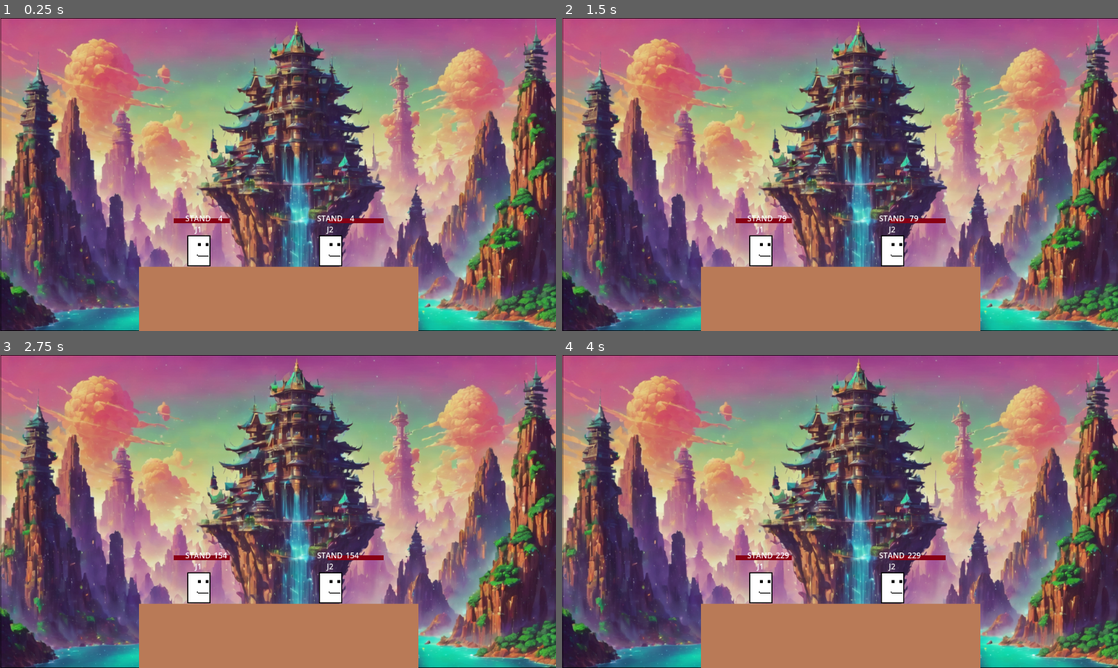
Above: before the commit, frames 1-4 (two rows, left to right).
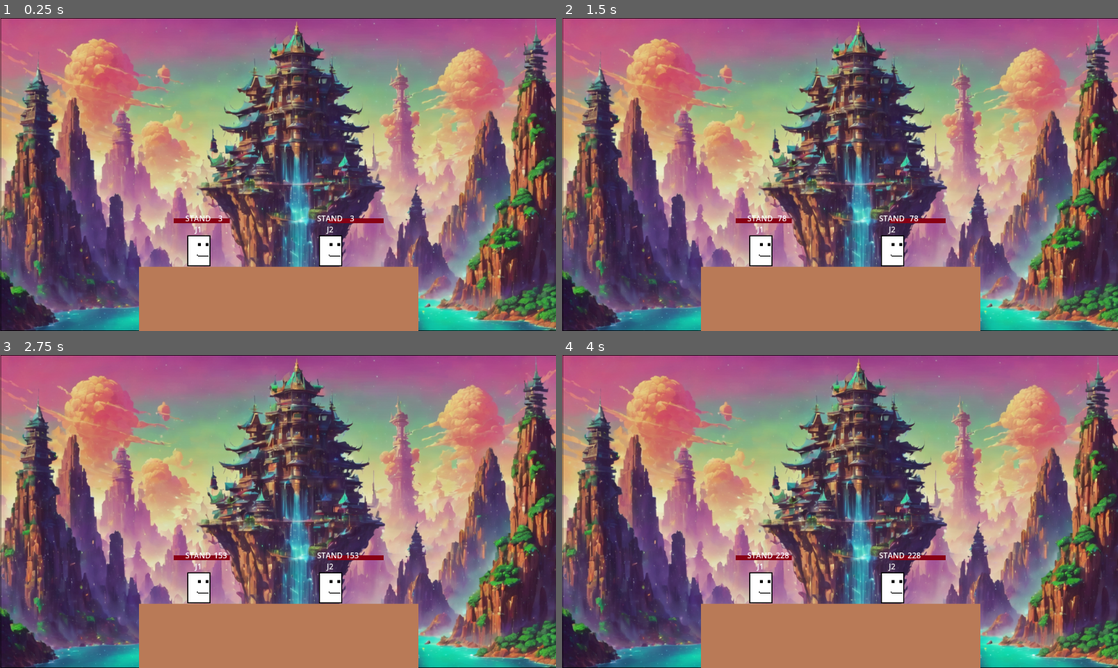
Above: after the commit, the same moments.

Repository: MatheuzH/ProjetoDevJogos
Game: Godot game, scene res://mapas/biplat/bi_plat.tscn
The game is run twice, just before and just after one commit, with the same random seed, the same clock (stepped at 60 frames per second) and the same inputs. This scene is started directly instead of the project's main scene.
Inputs:
- Up to frame 1 (0.25 s): no input
- Up to frame 2 (1.5 s): tap Enter at 0.5 s
- Up to frame 3 (2.75 s): no input
- Up to frame 4 (4 s): no input

The runs differ from the first frame. In frame 1, less than 0.1% of the frame differs, in the area x 39-64%, y 63-66%; in frame 2, less than 0.1%; in frame 3, less than 0.1%; in frame 4, less than 0.1%.

Commit message:
algumas coisas para ataque

Diff:
--- a/Personagens/PersonagemTeste/PersonagemTeste.gd
+++ b/Personagens/PersonagemTeste/PersonagemTeste.gd
@@ -28,17 +28,40 @@
 const LANDING_FRAMES = 3
 var landing_lag = 0
 
+#HitBoxes
+@export var hitbox: PackedScene
+var selfState
 
 @onready var states = $State
 @onready var jogador = $Jogador
 @onready var Chao_L:RayCast2D = get_node("Chao_L")
 @onready var Chao_R:RayCast2D = get_node("Chao_R")
+@onready var Ledge_Grab_F = get_node("Raycasts/Ledge_Grab_F")
+@onready var Ledge_Grab_B = get_node("Raycasts/Ledge_Grab_B")
 
 var in_fastfall = false
 var frame = 0
 
+func create_hitbox(width, height, damage, angle, base_kb, kb_scaling, duration, type, points, angle_flipper,hitlag=1):
+	var hitbox_instance = hitbox.instance()
+	self.add_child(hitbox_instance)
+	if direction() == 1:
+		hitbox_instance.set_parameters(width,height, damage,-angle+180,base_kb, kb_scaling, duration,type,points,angle_flipper,hitlag)
+	else:
+		var flip_x_points = Vector2(-points.x, points.y)
+		hitbox_instance.set_parameters(width,height, damage,-angle+180,base_kb, kb_scaling, duration,type,flip_x_points,angle_flipper,hitlag)
+	return hitbox_instance
+
+
+
 func updateframes(delta):
 	frame += 1
+
+func direction():
+	if Ledge_Grab_F.get_cast_to().x > 0:
+		return 1
+	else:
+		return -1
 
 
 func turn(direction):
@@ -52,8 +75,6 @@
 func Frame():
 	frame = 0
 
-
-
 func _physics_process(delta: float) -> void:
 	$Frames.text = str(frame) #mostra quantos frames passaram desde a ultima troca de estado
 	pass
@@ -62,3 +83,10 @@
 	set_collision_mask_value(layer,value)
 	Chao_L.set_collision_mask_value(layer,value)
 	Chao_R.set_collision_mask_value(layer,value)
+
+#Tilt Attacks
+func DOWN_TILT():
+	if frame == 5:
+		create_hitbox(40,20,8,90,3,120,3,'normal',Vector2(64,32),0,1)
+	if frame >=10:
+		return true
--- a/Personagens/PersonagemTeste/StateMachinteTeste.gd
+++ b/Personagens/PersonagemTeste/StateMachinteTeste.gd
@@ -13,7 +13,8 @@
 	add_state('CROUCH')
 	add_state('AIR')
 	add_state('LANDING')
-	call_deferred("set_state", states.AIR)
+	add_state('GROUND_ATTACK')
+	call_deferred("set_state", states.STAND)
 
 
 func state_logic(delta):
@@ -40,6 +41,10 @@
 		parent.in_fastfall = false
 		parent.Frame()
 		return states.AIR
+
+	if Input.is_action_just_pressed("attack" % id) && TILT() == true:
+		parent.frame()
+		return states.GROUND_ATTACK
 
 	match state: #coracao da maquina de estados
 		states.STAND: #parado
@@ -270,6 +275,11 @@
 					return states.RUNNING
 
 				return states.STAND
+
+
+func TILT():
+	if state_includes([states.STAND,states.MOONWALK,states.DASH,states.RUN,states.WALK,states.CROUCH]):
+		return true
 
 func air_movement():
 	#gravidade
--- a/Personagens/PersonagemTeste/characterHelper.gd
+++ b/Personagens/PersonagemTeste/characterHelper.gd
@@ -6,7 +6,7 @@
 
 # Called when the node enters the scene tree for the first time.
 func _ready() -> void:
-	$CharacterBody2D/StateMachine.id = ID
+	$Player/StateMachine.id = ID
 	pass # Replace with function body.
 
 
--- a/Personagens/PersonagemTeste/personagem_teste.tscn
+++ b/Personagens/PersonagemTeste/personagem_teste.tscn
@@ -1,9 +1,10 @@
-[gd_scene load_steps=14 format=3 uid="uid://ci4alm8i3yvom"]
+[gd_scene load_steps=15 format=3 uid="uid://ci4alm8i3yvom"]
 
 [ext_resource type="Script" path="res://Personagens/PersonagemTeste/PersonagemTeste.gd" id="1_twqo1"]
 [ext_resource type="Script" path="res://Personagens/PersonagemTeste/characterHelper.gd" id="1_uapko"]
 [ext_resource type="Script" path="res://Personagens/PersonagemTeste/StateMachinteTeste.gd" id="2_6di3y"]
 [ext_resource type="Texture2D" uid="uid://bnv7871y7w2jk" path="res://Personagens/PersonagemTeste/sprites/idle_strip5.png" id="3_svg1r"]
+[ext_resource type="PackedScene" uid="uid://b3d3lri1w2epw" path="res://Personagens/hitbox.tscn" id="5_504n8"]
 
 [sub_resource type="RectangleShape2D" id="RectangleShape2D_cbsq6"]
 size = Vector2(48, 64)
@@ -69,27 +70,28 @@
 [node name="PersonagemTeste" type="Node2D"]
 script = ExtResource("1_uapko")
 
-[node name="CharacterBody2D" type="CharacterBody2D" parent="."]
+[node name="Player" type="CharacterBody2D" parent="."]
 collision_mask = 14
 motion_mode = 1
 script = ExtResource("1_twqo1")
+hitbox = ExtResource("5_504n8")
 
-[node name="StateMachine" type="Node" parent="CharacterBody2D"]
+[node name="StateMachine" type="Node" parent="Player"]
 script = ExtResource("2_6di3y")
 
-[node name="CollisionShape2D" type="CollisionShape2D" parent="CharacterBody2D"]
+[node name="CollisionShape2D" type="CollisionShape2D" parent="Player"]
 shape = SubResource("RectangleShape2D_cbsq6")
 
-[node name="AnimatedSprite2D" type="AnimatedSprite2D" parent="CharacterBody2D"]
+[node name="AnimatedSprite2D" type="AnimatedSprite2D" parent="Player"]
 sprite_frames = SubResource("SpriteFrames_dr34b")
 animation = &"stand"
 
-[node name="AnimationPlayer" type="AnimationPlayer" parent="CharacterBody2D/AnimatedSprite2D"]
+[node name="AnimationPlayer" type="AnimationPlayer" parent="Player/AnimatedSprite2D"]
 libraries = {
 "": SubResource("AnimationLibrary_5625y")
 }
 
-[node name="Frames" type="Label" parent="CharacterBody2D"]
+[node name="Frames" type="Label" parent="Player"]
 offset_left = 25.0
 offset_top = -79.0
 offset_right = 65.0
@@ -99,7 +101,7 @@
 horizontal_alignment = 1
 vertical_alignment = 1
 
-[node name="Jogador" type="Label" parent="CharacterBody2D"]
+[node name="Jogador" type="Label" parent="Player"]
 offset_left = -21.0
 offset_top = -56.0
 offset_right = 19.0
@@ -109,7 +111,7 @@
 horizontal_alignment = 1
 vertical_alignment = 1
 
-[node name="State" type="Label" parent="CharacterBody2D"]
+[node name="State" type="Label" parent="Player"]
 offset_left = -33.0
 offset_top = -79.0
 offset_right = 31.0
@@ -118,16 +120,16 @@
 horizontal_alignment = 1
 vertical_alignment = 1
 
-[node name="Chao_L" type="RayCast2D" parent="CharacterBody2D"]
+[node name="Chao_L" type="RayCast2D" parent="Player"]
 position = Vector2(-24, 22)
 target_position = Vector2(0, 11)
 collision_mask = 7
 
-[node name="Chao_R" type="RayCast2D" parent="CharacterBody2D"]
+[node name="Chao_R" type="RayCast2D" parent="Player"]
 position = Vector2(24, 22)
 target_position = Vector2(0, 11)
 collision_mask = 7
 
-[node name="Wall_Cling_F" type="RayCast2D" parent="CharacterBody2D"]
+[node name="Wall_Cling_F" type="RayCast2D" parent="Player"]
 
-[node name="Wall_Cling_B" type="RayCast2D" parent="CharacterBody2D"]
+[node name="Wall_Cling_B" type="RayCast2D" parent="Player"]
--- /dev/null
+++ b/Personagens/hitbox.tscn
@@ -0,0 +1,13 @@
+[gd_scene load_steps=3 format=3 uid="uid://b3d3lri1w2epw"]
+
+[ext_resource type="Script" path="res://hitbox.gd" id="1_3eudc"]
+
+[sub_resource type="RectangleShape2D" id="RectangleShape2D_eb0o1"]
+size = Vector2(137, 132)
+
+[node name="Hitbox" type="Area2D"]
+script = ExtResource("1_3eudc")
+
+[node name="Hitbox_Shape" type="CollisionShape2D" parent="."]
+position = Vector2(587, 364)
+shape = SubResource("RectangleShape2D_eb0o1")
--- /dev/null
+++ b/hitbox.gd
@@ -0,0 +1,57 @@
+extends Area2D
+
+var parent = get_parent()
+@export var width = 300
+@export var height = 400
+@export var damage = 50
+@export var angle = 90
+@export var base_kb = 100
+@export var kb_scaling = 2
+@export var duration = 1500
+@export var hitlag_modifier = 1
+@export var type = "normal"
+@export var angle_flipper = 0
+@onready var hitbox = get_node("Hitbox_Shape")
+@onready var parentState = get_parent().selfState
+var knockbackVal
+var framez = 0.0
+var player_list = []
+
+func set_parameters(w,h,d,a,b_kb,kb_s,dur,t,p,af,hit,parent=get_parent()):
+	self.position = Vector2(0,0)
+	player_list.append(parent)
+	player_list.append(self)
+	width = w
+	height = h
+	damage = d
+	angle = a
+	base_kb = b_kb
+	kb_scaling = kb_s
+	duration = dur
+	type = t
+	self.position = p
+	hitlag_modifier = hit
+	angle_flipper = af
+	update_extents()
+	connect("area_entered", Callable(self, "Hitbox_Collide"))
+	set_physics_process(true)
+
+func update_extents():
+	hitbox.shape.extents = Vector2(width,height)
+
+func _ready():
+	hitbox.shape = RectangleShape2D.new()
+	set_physics_process(false)
+	pass
+
+func _physics_process(delta):
+	if framez<duration:
+		framez += 1
+	elif framez == duration:
+		Engine.time_scale = 1
+		queue_free()
+		return
+	if get_parent().selfState != parentState:
+		Engine.time_scale = 1
+		queue_free()
+		return
